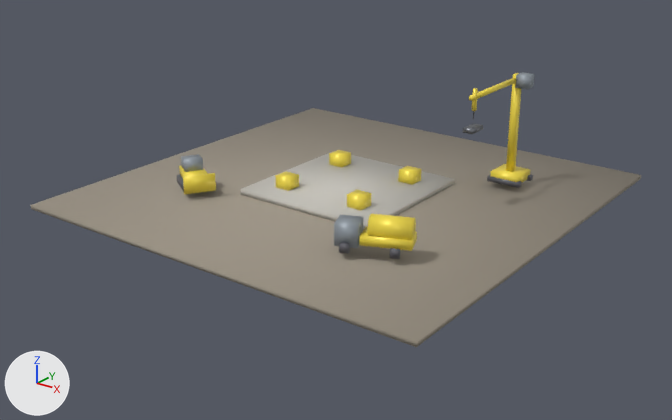
Before and after pictures for a commit that changed the Blender file projects/skyscraper/skyscraper.blend.
Both versions are drawn from a 50 mm lens placed at (28.4, -38.9, 17.8), pointed at (0.3, -1.6, -0.7). The lights are fixed; the arrows at lower left show +X, +Y and +Z. The picture after the commit comes second.

Names of what the first picture shows: 'ST_CraneTower', 'ST_DirtGround', 'ST_DozerBlade', 'ST_MixerBed', 'ST_MixerCab', 'ST_MixerDrum', 'ST_Pad', 'ST_SiteCrate_0', 'ST_SiteCrate_1', 'ST_SiteCrate_2', 'ST_SiteCrate_3' and 11 more.
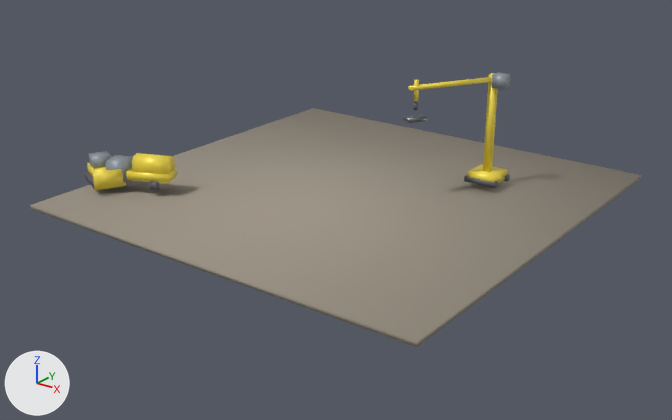
ob_st_crane is not drawn itself; it is the parent of ob_st_cranebase, ob_st_cranetrackl, ob_st_cranetrackr, ob_st_cranetower, ob_st_cranecab, ob_st_craneboompivot.
ob_st_craneboompivot is not drawn itself; it is the parent of ob_st_craneboom, ob_st_craneboom2, ob_st_cranecable, ob_st_cranehook, ob_st_cranepayload.
ob_st_mixer is not drawn itself; it is the parent of ob_st_mixercab, ob_st_mixerbed, ob_st_mixerdrum, ob_st_mixerwheelfl, ob_st_mixerwheelfr, ob_st_mixerwheelrl, ob_st_mixerwheelrr.
ob_st_dozer is not drawn itself; it is the parent of ob_st_dozerbody, ob_st_dozercab, ob_st_dozerblade, ob_st_dozertrackl, ob_st_dozertrackr.

The edits, one by one:
Object 'ST_Pad' (ob_st_pad) is now hidden.
Object 'ST_SiteCrate_0' (ob_st_sitecrate_0) is now hidden.
Object 'ST_SiteCrate_1' (ob_st_sitecrate_1) is now hidden.
Object 'ST_SiteCrate_2' (ob_st_sitecrate_2) is now hidden.
Object 'ST_SiteCrate_3' (ob_st_sitecrate_3) is now hidden.
Object 'ST_Crane' (ob_st_crane) moves from (6.8, 5.8, 0.32) to (5.8, 5.0, 0.32).
Object 'ST_CraneBoomPivot' (ob_st_craneboompivot) turns from (0, 0, -90) to (0, 0, -120) degrees about x, y and z.
Object 'ST_Mixer' (ob_st_mixer) moves from (6.2, -6.6, 0.32) to (-9.0, -7.0, 0.32).
Object 'ST_Dozer' (ob_st_dozer) moves from (-6.6, -5.4, 0.32) to (-11.0, -8.0, 0.32).
Object 'ST_Dozer' (ob_st_dozer) turns from (0, 0, -32) to (0, 0, -24) degrees about x, y and z.

Location of each change, [x1, y1, x2, y2] in pixels of the pictures (672 x 420 px):
'ST_Pad', hidden: before [241, 151, 454, 230]
'ST_MixerDrum', moved: before [367, 214, 416, 240]; after [132, 153, 175, 174]
'ST_CraneTower', moved: before [506, 73, 521, 172]; after [483, 73, 498, 172]
'ST_MixerCab', moved: before [334, 214, 364, 248]; after [105, 155, 133, 182]
'ST_MixerBed', moved: before [359, 226, 417, 251]; after [126, 168, 177, 183]
'ST_DozerBlade', moved, turned: before [183, 173, 216, 194]; after [93, 169, 126, 191]
'ST_CraneBase', moved: before [491, 164, 530, 182]; after [467, 164, 507, 183]
'ST_CraneBoom', moved, turned: before [469, 77, 516, 101]; after [408, 77, 492, 91]
'ST_DozerCab', moved, turned: before [181, 154, 203, 172]; after [89, 151, 111, 169]
'ST_CraneCab', moved: before [515, 72, 534, 90]; after [491, 72, 510, 90]
'ST_SiteCrate_1', hidden (yellow): before [347, 190, 371, 210]
'ST_CraneTrackR', moved: before [487, 175, 522, 188]; after [464, 175, 498, 188]
'ST_SiteCrate_0', hidden: before [275, 171, 299, 191]
'ST_SiteCrate_3', hidden: before [398, 166, 421, 185]
'ST_SiteCrate_2', hidden: before [329, 150, 351, 168]
'ST_CranePayload', moved, turned: before [463, 123, 483, 134]; after [403, 114, 427, 123]
'ST_DozerBody', moved, turned: before [179, 165, 208, 178]; after [87, 163, 110, 176]
'ST_MixerWheelRR', moved: before [389, 248, 400, 259]; after [150, 181, 160, 191]
'ST_CraneBoom2', moved, turned: before [472, 88, 478, 111]; after [414, 79, 419, 101]
'ST_DozerTrackR', moved, turned: before [177, 174, 184, 192]; after [85, 172, 94, 188]
'ST_MixerWheelFR', moved (not visible afterwards): before [339, 242, 350, 254]
'ST_CraneTrackL', moved: before [527, 174, 533, 181]; after [503, 174, 510, 181]
